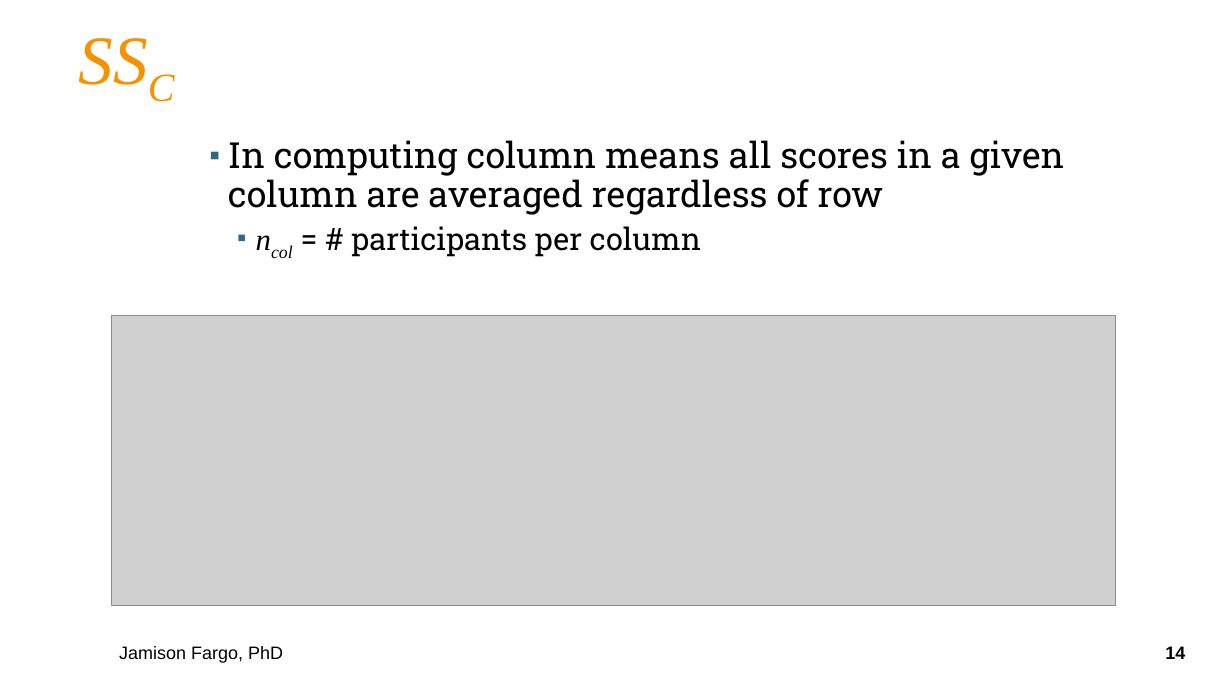
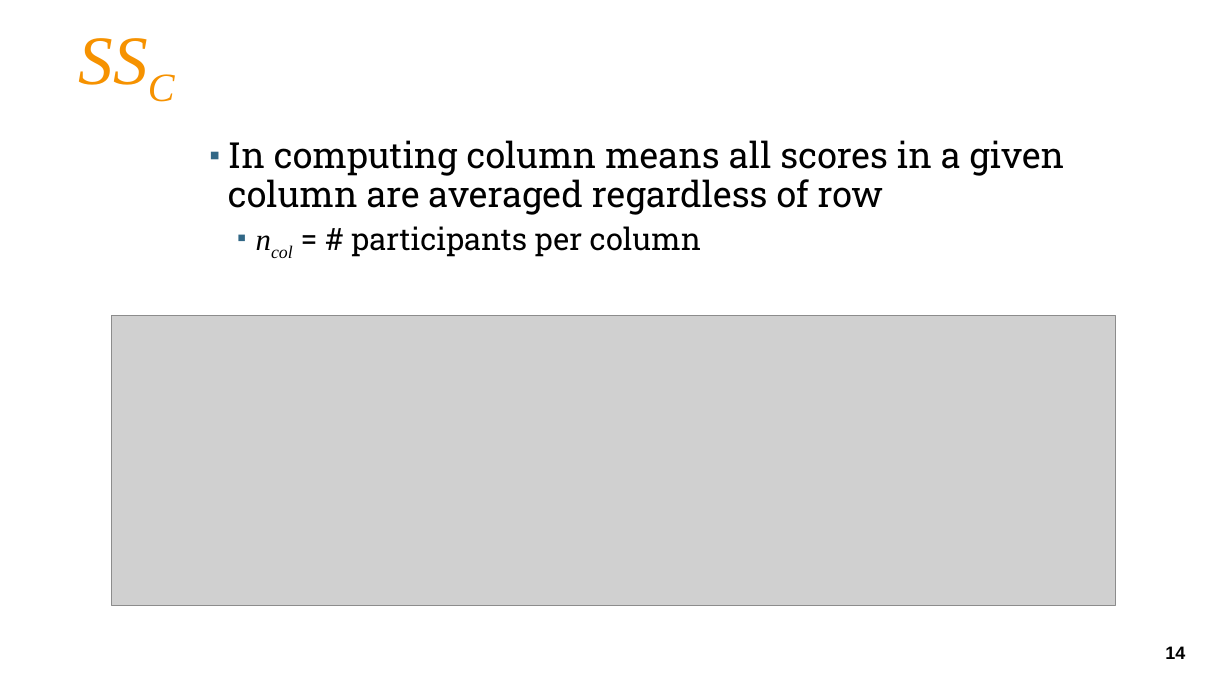
Before and after one commit to TysonStanley/EDUC-6600, a slide deck: slide 14 of Slides/u04_Ch14_factorial.pptx. Drawn at 1232x693 pixels with LibreOffice and Linux fonts; fonts in the diff are those of the drawing; grey boxes stand for pictures; background and template pictures are left out. Boxes give left, top, right and bottom in pixels: in the first picture for what was removed or moved away, otherwise in the second. Text is boxed around its words. In the diff, an @@ line names an element or a change of style, - is before the commit and + after.

```diff
--- a/Slides/u04_Ch14_factorial.pptx
+++ b/Slides/u04_Ch14_factorial.pptx
@@ text removed at [119, 646, 283, 663] @@
-Jamison Fargo, PhD
```
Also in this commit, not shown: 48 other slides changed, 2 other files.
